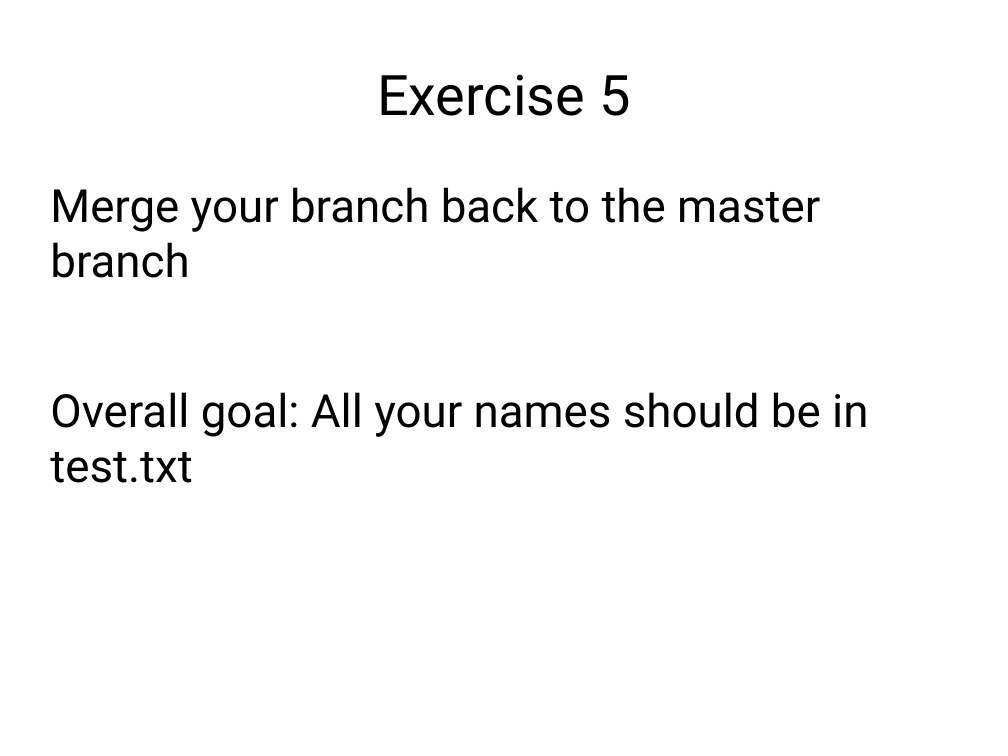
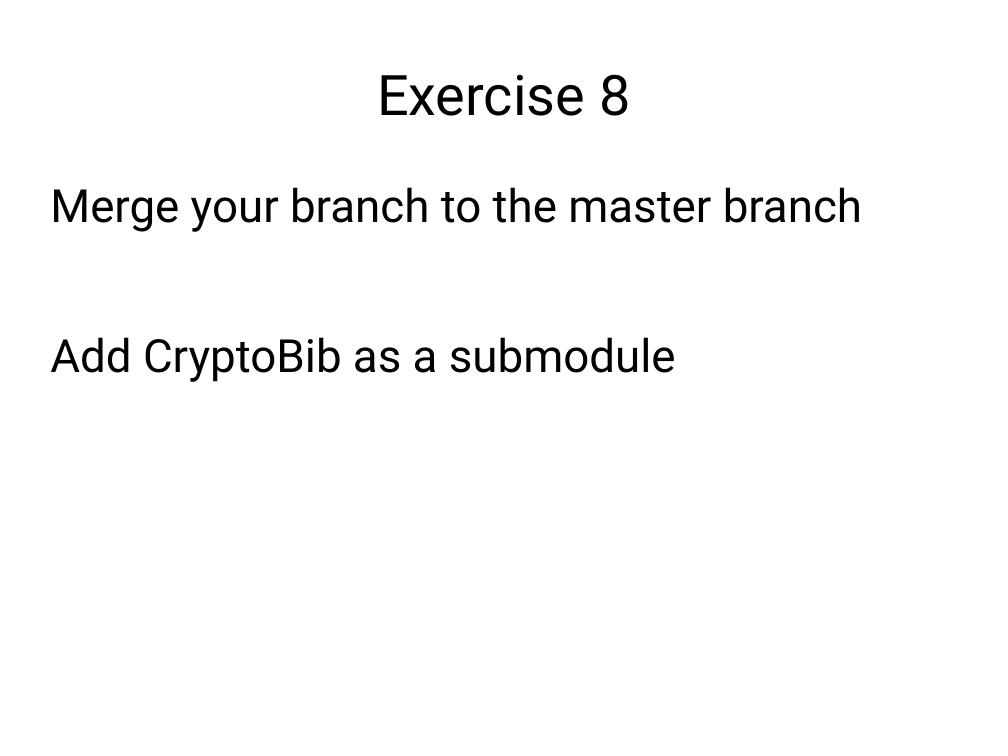
Before and after one commit to rachelplayer/isg-playground, a slide deck: slide 62 of git_workshop.pptx (slide 60 before the commit). Drawn at 1008x756 pixels with LibreOffice and Linux fonts; fonts in the diff are those of the drawing. Boxes give left, top, right and bottom in pixels: in the first picture for what was removed or moved away, otherwise in the second. Text is boxed around its words. In the diff, an @@ line names an element or a change of style, - is before the commit and + after.

```diff
--- a/git_workshop.pptx
+++ b/git_workshop.pptx
@@ title at (377,74,630,116): text changed @@
-Exercise 5
+Exercise 8
@@ text at (50,187,862,382): text changed @@
-Merge your branch back to the master branch
-Overall goal: All your names should be in test.txt
+Merge your branch to the master branch
+Add CryptoBib as a submodule
```
Also in this commit, not shown: 12 other slides changed, 5 slides added, 5 slides removed, 1 other file.
